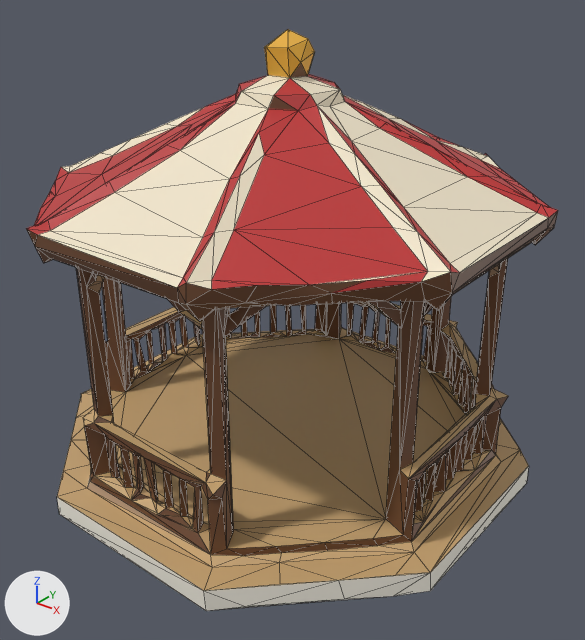
Before and after pictures for a commit that changed the glTF model docs/univers/archipeo/monuments/modeles/5e-monument-kiosque-a-musique/final-3000.glb.
Both versions are drawn from a 50 mm lens placed at (1.004, -1.25, 1.099), pointed at (0.04, -0.046, 0.352). The axes (+X, +Y, +Z) are drawn at lower left. The lights are the same throughout. The older version comes first. Mesh edges are drawn as thin lines. Vertices at exactly the same position are counted once.

Objects in the first picture: 'geometry_0'.
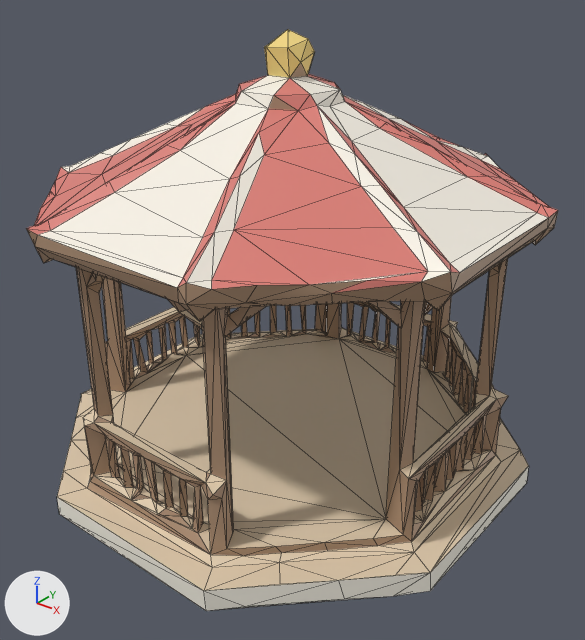
What differs and where, as boxes [x1, y1, x2, y2] in the pictures (585 x 640 px):
part 1 of me_geometry_0, recoloured (brown to beige)
    both: [27, 62, 558, 556]
part 2 of me_geometry_0, recoloured
    both: [26, 29, 558, 591]

What changed in the scene script:
```text
Change me_geometry_0:
    where me_geometry_0.from_pydata(...)  # 1322 vertices, 3000 faces; spans x -0.498..0.501, y -0.508..0.491, z 0.0..0.926
    used by ob_geometry_0; location = (0.0, 0.0, 0.0)
    me_geometry_0 part 1: 1914 faces centred in x -0.48..0.483, y -0.489..0.473, z 0.065..0.859 are repainted in the vertex colours; the middle colour goes from brown #6b452b to beige #ad8e73
    me_geometry_0 part 2: 818 faces centred in x -0.478..0.487, y -0.49..0.472, z 0.05..0.912 are repainted in the vertex colours; the middle colour goes from brown #cca875 to beige #e6d1b3
```
